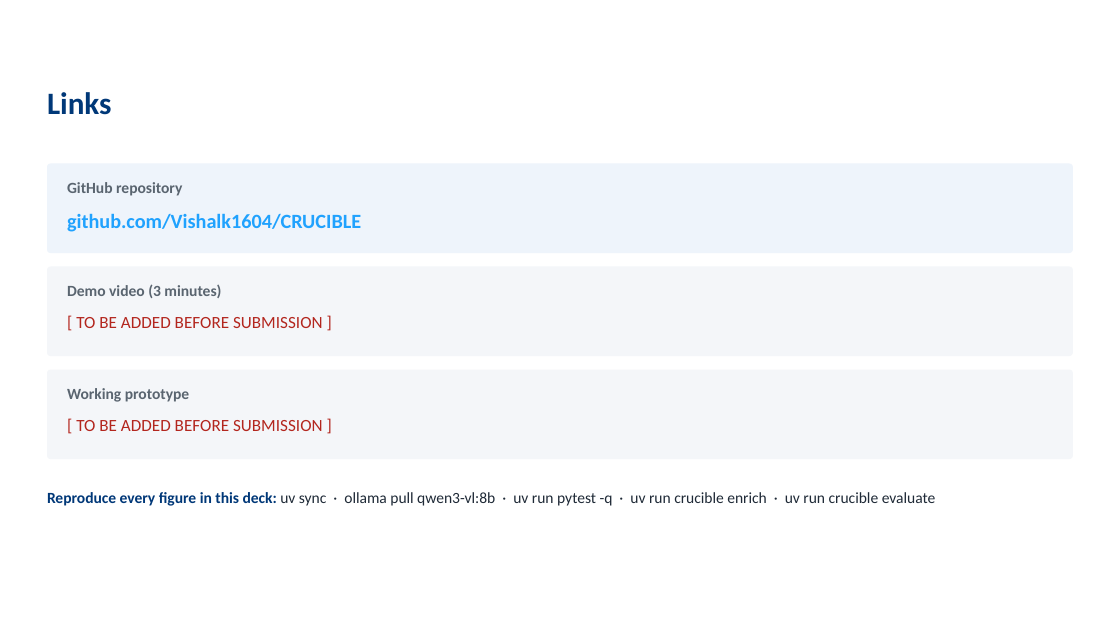
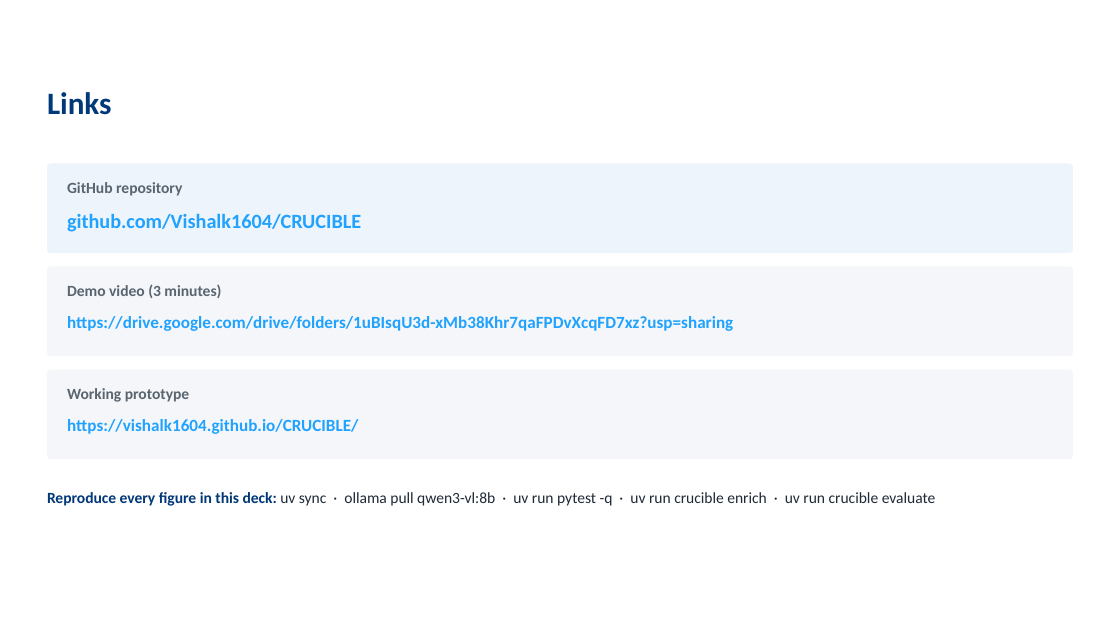
Before and after one commit to Vishalk1604/CRUCIBLE, a slide deck: slide 13 of submission/Crucible-UniHack-Prototype.pptx (slide 14 before the commit). Drawn at 1120x630 pixels with LibreOffice and Linux fonts; fonts in the diff are those of the drawing; background and template pictures are left out. Boxes give left, top, right and bottom in pixels: in the first picture for what was removed or moved away, otherwise in the second. Text is boxed around its words. In the diff, an @@ line names an element or a change of style, - is before the commit and + after.

```diff
--- a/submission/Crucible-UniHack-Prototype.pptx
+++ b/submission/Crucible-UniHack-Prototype.pptx
@@ text at <box>67,316,733,331</box>: text changed; text colour #B3261E to #20A2FE; bold on @@
-[ TO BE ADDED BEFORE SUBMISSION ]
+https://drive.google.com/drive/folders/1uBIsqU3d-xMb38Khr7qaFPDvXcqFD7xz?usp=sharing
@@ text at <box>67,419,358,434</box>: text changed; text colour #B3261E to #20A2FE; bold on @@
-[ TO BE ADDED BEFORE SUBMISSION ]
+https://vishalk1604.github.io/CRUCIBLE/
```
Also in this commit, not shown: 1 other slide changed, 1 slide removed, 8 other files.
